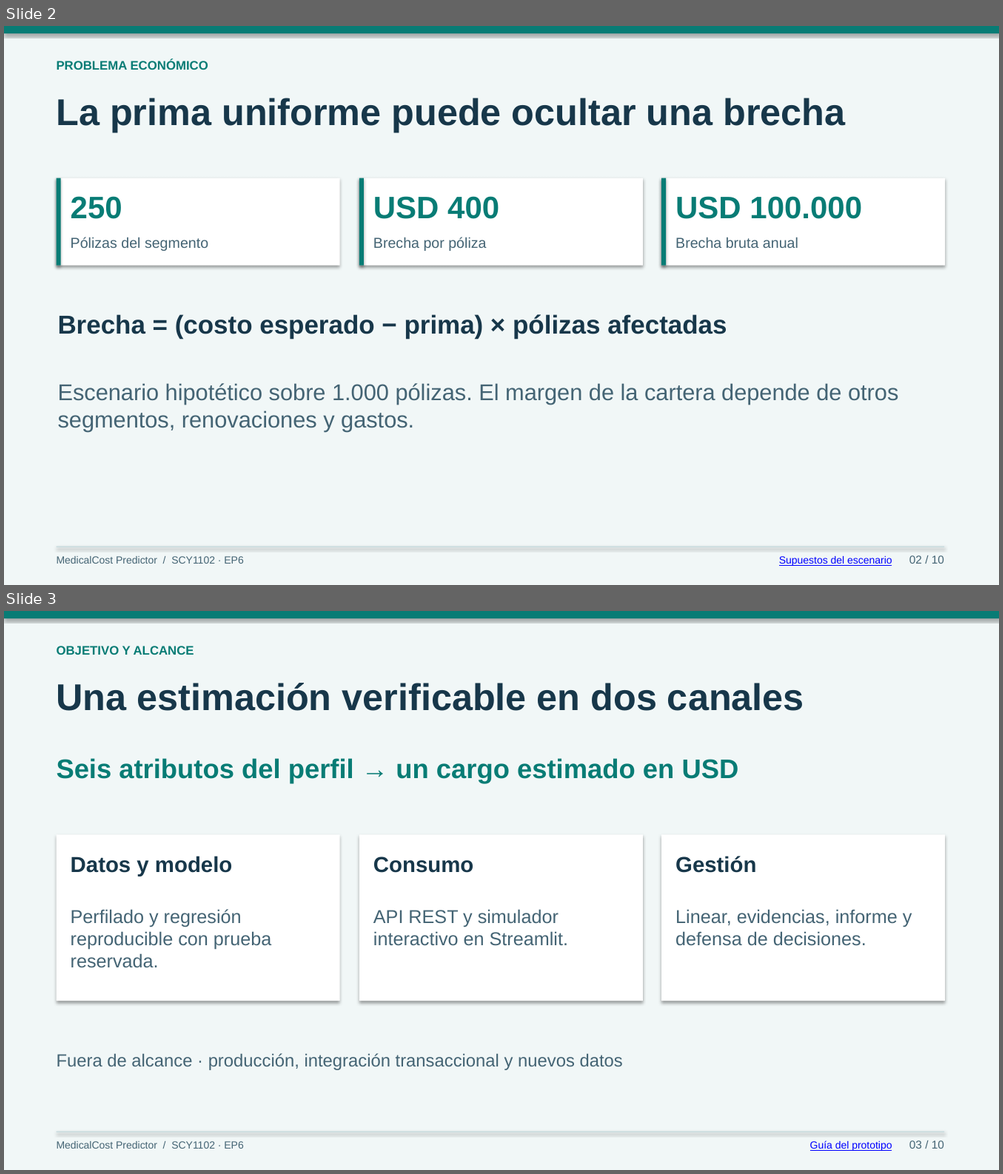
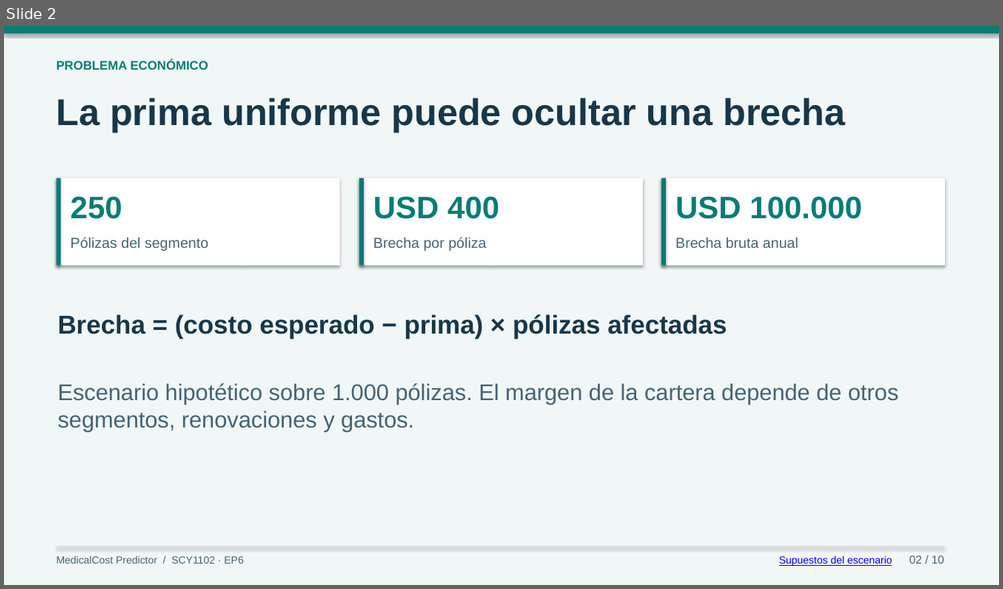
Before and after one commit to vicezepeda/Medical-Cost-Personal_Proyect, a slide deck: entregables/MedicalCost_Predictor_Defensa_EP6.pptx. Shown one above the other, each under a label of ours: slides 2 and 3 before the commit, slide 2 after it. The pictures are 1003x1174 and 1003x589 pixels, drawn with LibreOffice and Linux fonts; fonts in the diff are those of the drawing. Boxes give left, top, right and bottom in pixels: in the first picture for what was removed or moved away, otherwise in the second. Text is boxed around its words. In the diff, an @@ line names an element or a change of style, - is before the commit and + after.

Commit message:
Explicita CRISP-DM y los criterios de cierre en la defensa EP6

```diff
--- a/entregables/MedicalCost_Predictor_Defensa_EP6.pptx
+++ b/entregables/MedicalCost_Predictor_Defensa_EP6.pptx
@@ slide 3 removed at [4,611,999,1170], background #F1F7F7 @@
@@ rectangle removed at [4,611,999,618] @@
@@ text removed at [57,646,194,655] @@
-OBJETIVO Y ALCANCE
@@ text removed at [57,683,804,711] @@
-Una estimación verificable en dos canales
@@ text removed at [57,758,739,784] @@
-Seis atributos del perfil → un cargo estimado en USD
@@ rectangle removed at [57,834,340,1001] @@
@@ rectangle removed at [359,834,643,1001] @@
@@ rectangle removed at [661,834,945,1001] @@
@@ text removed at [71,856,232,877] @@
-Datos y modelo
@@ text removed at [373,857,473,873] @@
-Consumo
@@ text removed at [675,856,756,873] @@
-Gestión
@@ text removed at [71,909,271,968] @@
-Perfilado y regresión reproducible con prueba reservada.
@@ text removed at [373,909,568,946] @@
-API REST y simulador interactivo en Streamlit.
@@ text removed at [675,909,912,946] @@
-Linear, evidencias, informe y defensa de decisiones.
@@ text removed at [57,1054,623,1071] @@
-Fuera de alcance · producción, integración transaccional y nuevos datos
@@ rectangle removed at [57,1132,944,1133] @@
@@ text removed at [57,1142,243,1149] @@
-MedicalCost Predictor / SCY1102 · EP6
@@ text removed at [810,1141,891,1151] @@
-Guía del prototipo
@@ text removed at [909,1141,944,1149] @@
-03 / 10
```
Also in this commit, not shown: 1 slide changed, 2 slides added, 1 other slide removed, 1 other file.
